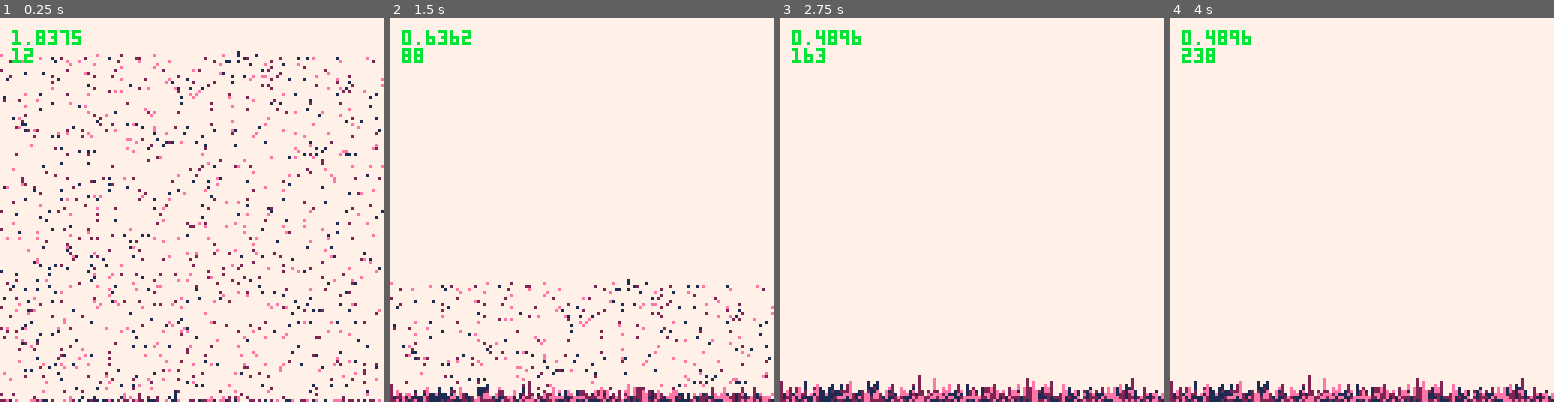
Above: before the commit, frames 1-4 (left to right).
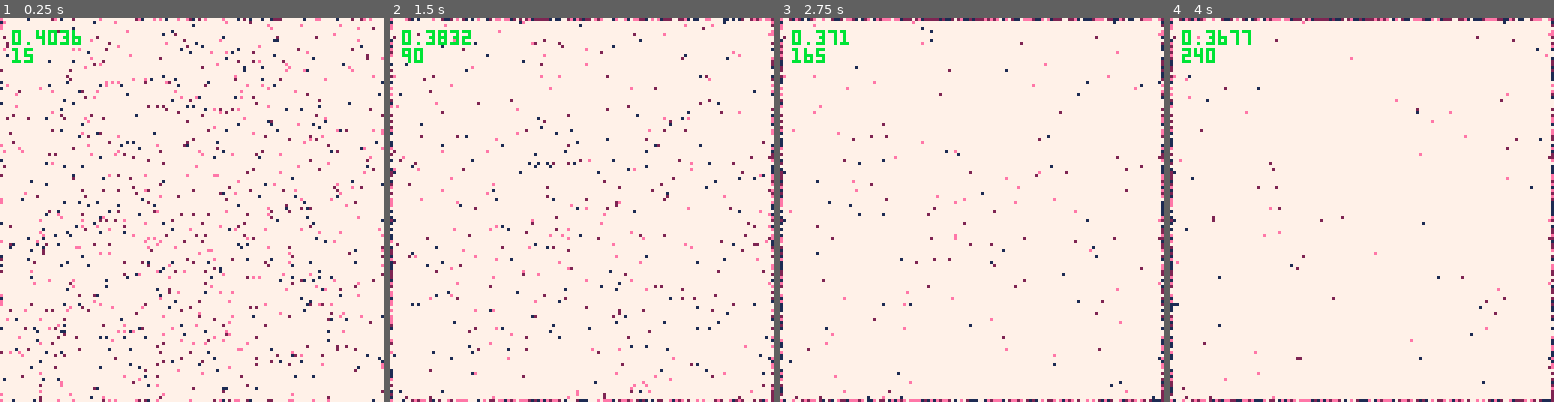
Above: after the commit, the same moments.

Repository: towercity/pico-8
Game: PICO-8 cartridge boids.p8
The game is run twice, just before and just after one commit, with the same random seed, the same clock (stepped at 60 frames per second) and the same inputs.
Inputs:
- Up to frame 1 (0.25 s): no input
- Up to frame 2 (1.5 s): no input
- Up to frame 3 (2.75 s): no input
- Up to frame 4 (4 s): no input

The runs differ from the first frame. In frame 1, 11% of the frame differs, in the area x 0-100%, y 0-100%; in frame 2, 8.0%; in frame 3, 6.0%; in frame 4, 5.6%.

Commit message:
Add vector movement (remove grid bc now floats)

Diff:
--- a/boids.p8
+++ b/boids.p8
@@ -2,7 +2,7 @@
 version 42
 __lua__
 function _init()
-   _init_boids(1100)
+   _init_boids(900)
    f=0
 end
 
@@ -23,13 +23,14 @@
 -->8
 function _init_boids(boids_count)
    -- multiple tables for data, so we don't need expensive lookups
-   boids_pos,grid,boids_vel,boids_angle={},{},{},{}
+   boids_pos,boids_speed,boids_angle={},{},{}
 
    for i=1,boids_count do
       make_boid()
    end
 end
 
+-- note: we allow boids in same spot on the presumtion they may correct
 function make_boid()
    -- make a pos
    local lb={
@@ -37,17 +38,11 @@
       y=flr(rnd(128)),
       z=rnd({1,2,14})
    }
-
-   -- if we have a boid at this pos, rerun the func from start: this'n cant be
-   if boid_at(lb) then return make_boid() end
-
-   -- once we're here, do some more calcs for angle and speed
-   local vel,angel=rnd(),rnd()
+   local speed,angle=rnd()+.25,rnd()
 
    add(boids_pos,lb)
-   add(boids_vel,vel)
-   add(boid_angle,angle)
-   grid[grid_key(lb)]=lb
+   add(boids_speed,speed)
+   add(boids_angle,angle)
 end
 
 function _draw_boids()
@@ -57,41 +52,26 @@
 end
 
 function _update_boids()
-   for _,b in ipairs(boids_pos) do
-      move_boid(b)
+   for idx,b in ipairs(boids_pos) do
+      move_boid(b,boids_speed[idx],boids_angle[idx])
    end
 end
 
-function move_boid(b)
-   local nb={
-      x=b.x,
-      y=b.y+1,
-      z=b.z
-   }
+function move_boid(b,speed,angle)
+   local dx=speed*cos(angle)
+   local dy=speed*sin(angle)
+   local x,y=b.x+dx,b.y+dy
 
-   if nb.y<128 and	not boid_at(nb)
+   if
+      y<128 and x<128 and
+      y>0 and x>0
    then
-      remove_boid(b)
-      b.y=nb.y
-      add_boid(nb)
+      b.x=x
+      b.y=y
    end
 end
 -->8
-function grid_key(b)
-   return b.x..","..b.y..","..b.z
-end
 
-function boid_at(b)
-   return grid[grid_key(b)]
-end
-
-function remove_boid(b)
-   grid[grid_key(b)]=nil
-end
-
-function add_boid(b)
-   grid[grid_key(b)]=b
-end
 __gfx__
 00000000000000000000000000000000000000000000000000000000000000000000000000000000000000000000000000000000000000000000000000000000
 00000000000000000000000000000000000000000000000000000000000000000000000000000000000000000000000000000000000000000000000000000000
